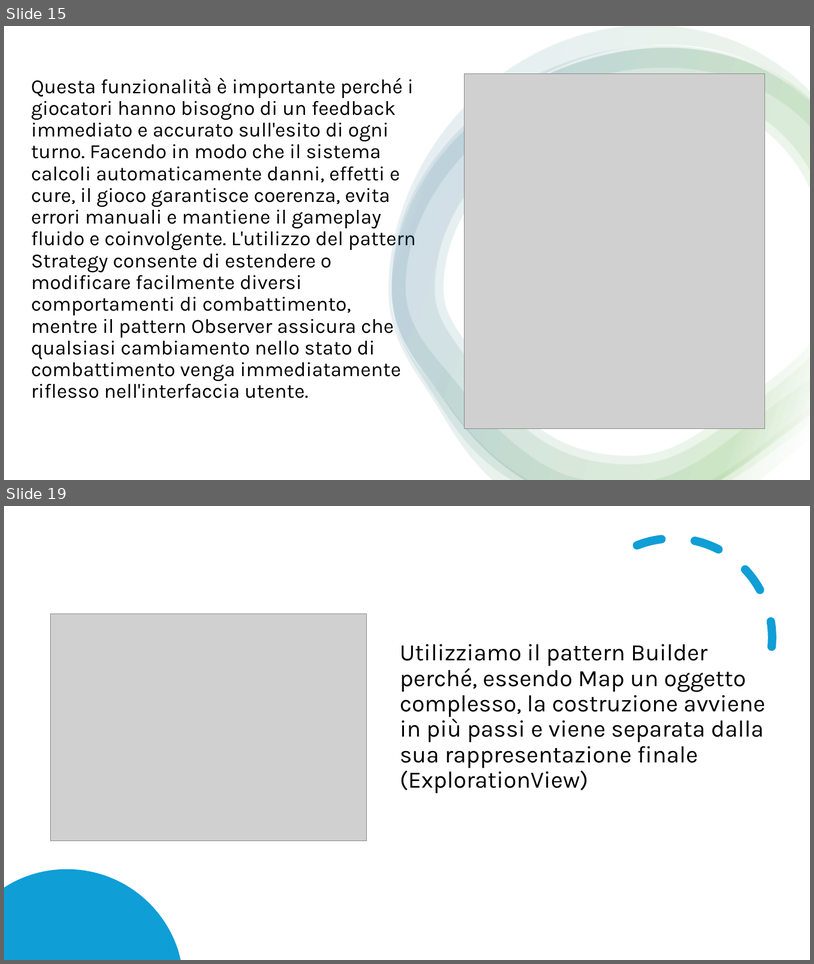
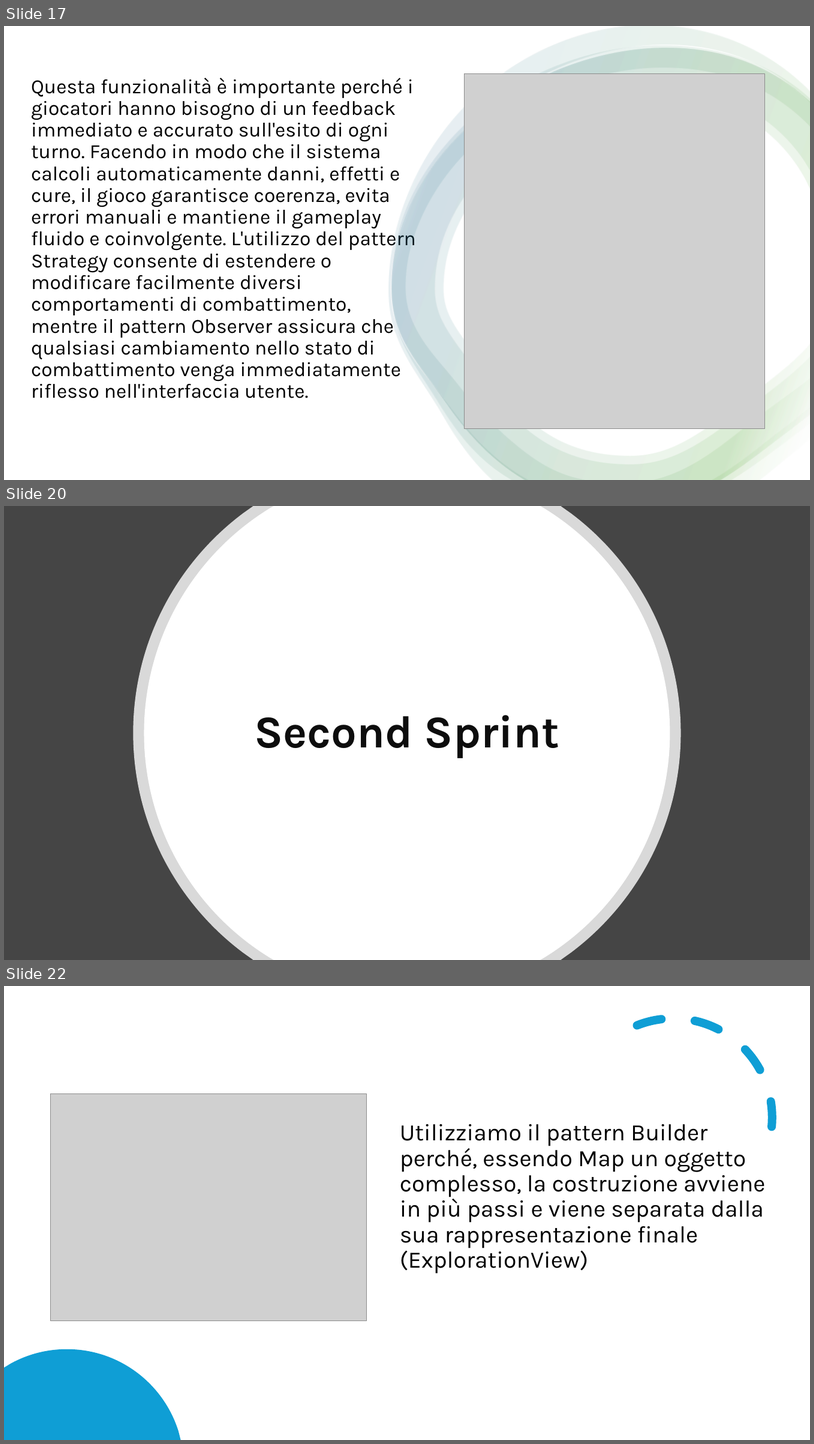
Before and after one commit to samMM-cs/iss-team2, a slide deck: Revisione.pptx. Shown one above the other, each under a label of ours: slides 15 and 19 before the commit, slides 17, 20 and 22 after it; the slides between them are not shown. The pictures are 814x964 and 814x1444 pixels, drawn with LibreOffice and Linux fonts; fonts in the diff are those of the drawing; grey boxes stand for pictures. Boxes give left, top, right and bottom in pixels: in the first picture for what was removed or moved away, otherwise in the second. Text is boxed around its words. In the diff, an @@ line names an element or a change of style, - is before the commit and + after.

```diff
--- a/Revisione.pptx
+++ b/Revisione.pptx
@@ slide 20 added at <box>4,506,810,960</box>, background #454545 @@
@@ freeform shape added at <box>134,506,681,960</box>, fill #FFFFFF at 80% opacity @@
@@ freeform shape added at <box>144,506,671,960</box>, fill #FFFFFF @@
@@ title added at <box>254,715,560,758</box>, 54 pt, text #0D0D0D, bold @@
+Second Sprint
@@ what was slide 15 is now slide 17 @@
@@ what was slide 19 is now slide 22 @@
```
Also in this commit, not shown: 2 slides changed, 3 other slides added, 1 slide removed, 4 other files.
